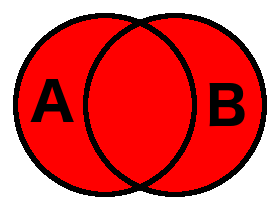
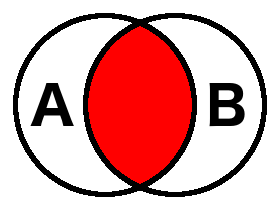
Layered file, before and after one edit (280x210). Changes by layer:
added layer "letters" above "symmetric_difference" over box(30, 83, 245, 127)
showed "intersection", painted on it over box(18, 18, 262, 192)
hid "union", painted on it over box(18, 18, 262, 192)
